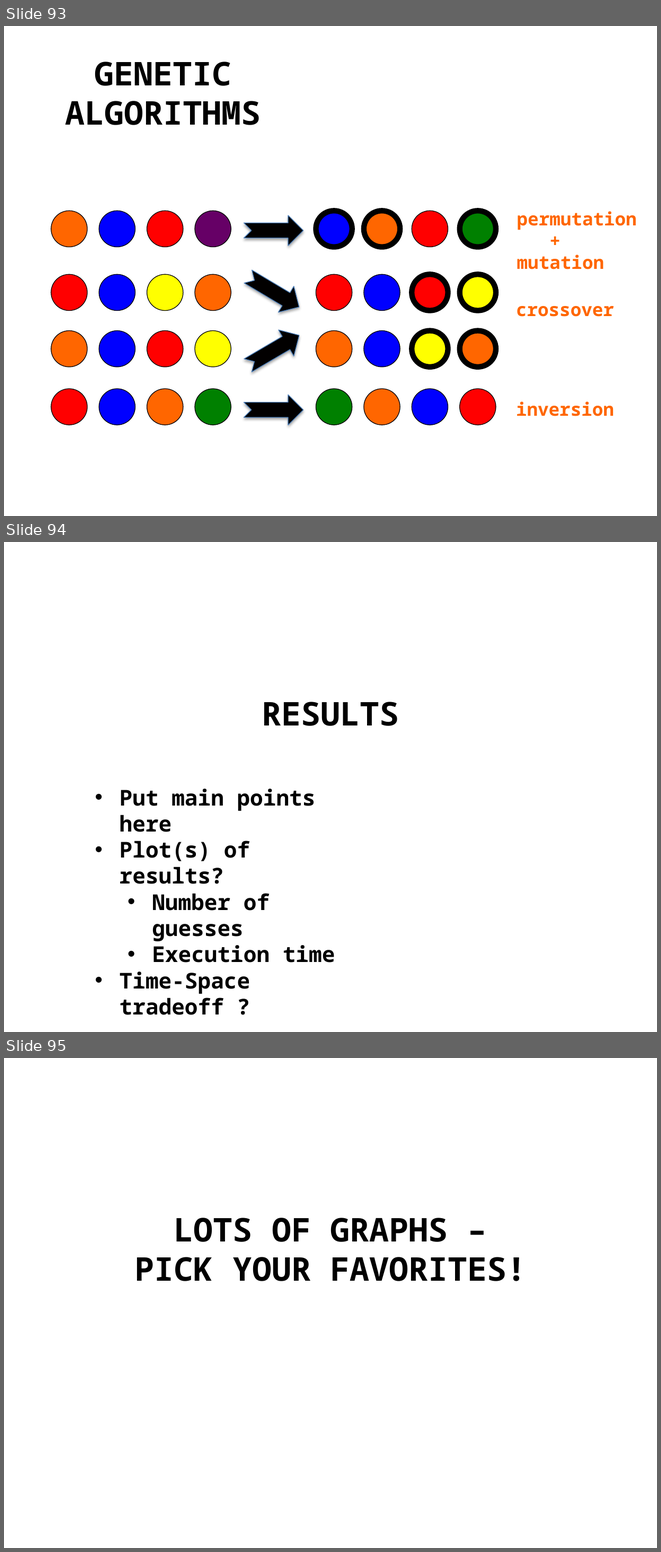
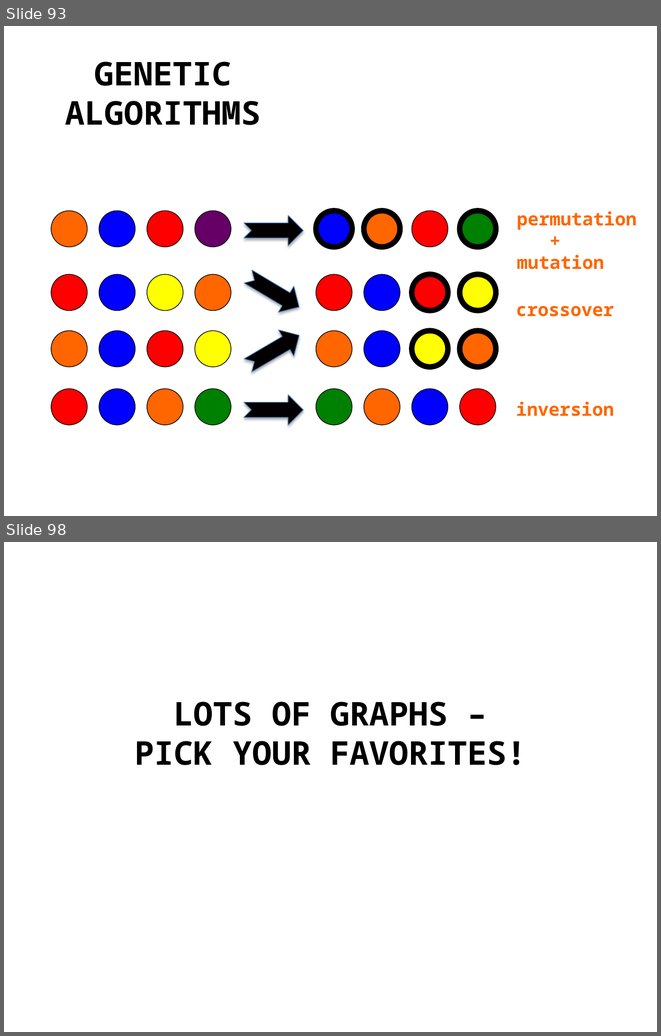
Before and after one commit to amlsf/am207project, a slide deck: video/am207_2.pptx. Shown one above the other, each under a label of ours: slides 93, 94 and 95 before the commit, slides 93 and 98 after it; the slides between them are not shown. The pictures are 661x1552 and 661x1036 pixels, drawn with LibreOffice and Linux fonts; fonts in the diff are those of the drawing. Boxes give left, top, right and bottom in pixels: in the first picture for what was removed or moved away, otherwise in the second. Text is boxed around its words. In the diff, an @@ line names an element or a change of style, - is before the commit and + after.

```diff
--- a/video/am207_2.pptx
+++ b/video/am207_2.pptx
@@ slide 94 removed at (4,542,657,1032), background #FFFFFF @@
@@ text removed at (262,702,399,726) @@
-RESULTS
@@ text removed at (120,788,335,1015) @@
-• Put main points here
-• Plot(s) of results?
-  • Number of guesses
-  • Execution time
-• Time-Space tradeoff ?
@@ what was slide 95 is now slide 98 @@
```
Also in this commit, not shown: 2 slides changed, 5 slides added, 2 other slides removed, 1 other file.
